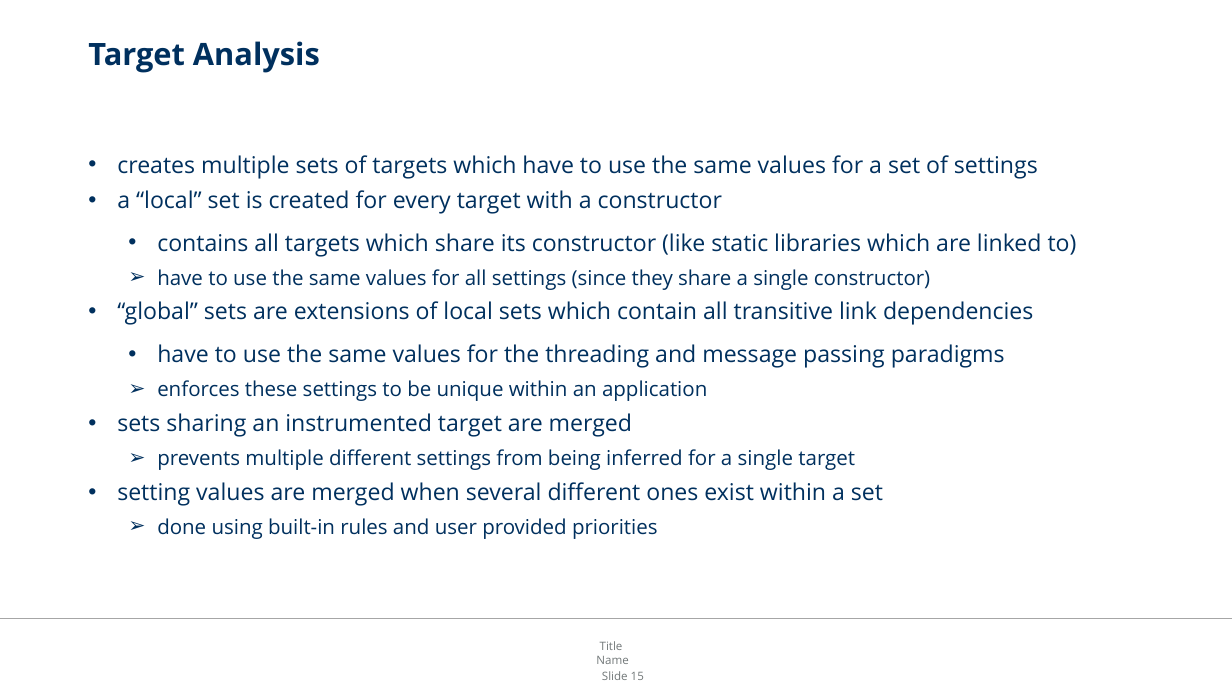
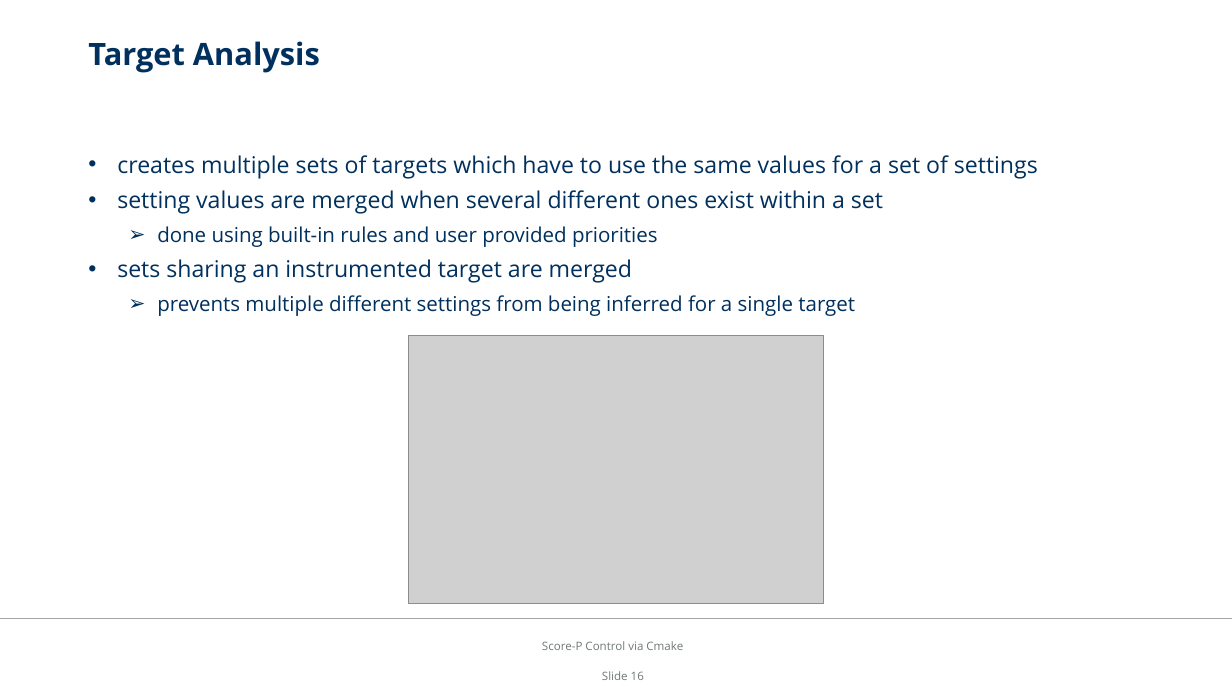
Before and after one commit to Deric-W/FindScoreP, a slide deck: slide 16 of paper/presentation.pptx (slide 15 before the commit). Drawn at 1232x693 pixels with LibreOffice and Linux fonts; fonts in the diff are those of the drawing; grey boxes stand for pictures; background and template pictures are left out. Boxes give left, top, right and bottom in pixels: in the first picture for what was removed or moved away, otherwise in the second. Text is boxed around its words. In the diff, an @@ line names an element or a change of style, - is before the commit and + after.

```diff
--- a/paper/presentation.pptx
+++ b/paper/presentation.pptx
@@ text at bbox=[117, 190, 883, 247]: text changed @@
-• a “local” set is created for every target with a constructor
-  • contains all targets which share its constructor (like static libraries which are linked to)
-    ➢ have to use the same values for all settings (since they share a single constructor)
-• “global” sets are extensions of local sets which contain all transitive link dependencies
-  • have to use the same values for the threading and message passing paradigms
-    ➢ enforces these settings to be unique within an application
+• setting values are merged when several different ones exist within a set
+    ➢ done using built-in rules and user provided priorities
@@ picture added at bbox=[409, 336, 824, 604] @@
@@ text at bbox=[117, 482, 883, 539]: paragraphs removed @@
-• setting values are merged when several different ones exist within a set
-    ➢ done using built-in rules and user provided priorities
@@ text added at bbox=[542, 641, 683, 650], 9 pt, text #727879 @@
+Score-P Control via Cmake
@@ text removed at bbox=[596, 641, 628, 664] @@
-Title
-Name
@@ page number at bbox=[602, 671, 644, 680]: text changed @@
-Slide 15
+Slide 16
```
Also in this commit, not shown: 21 other slides changed, 4 slides added, 1 slide removed, 6 other files.
